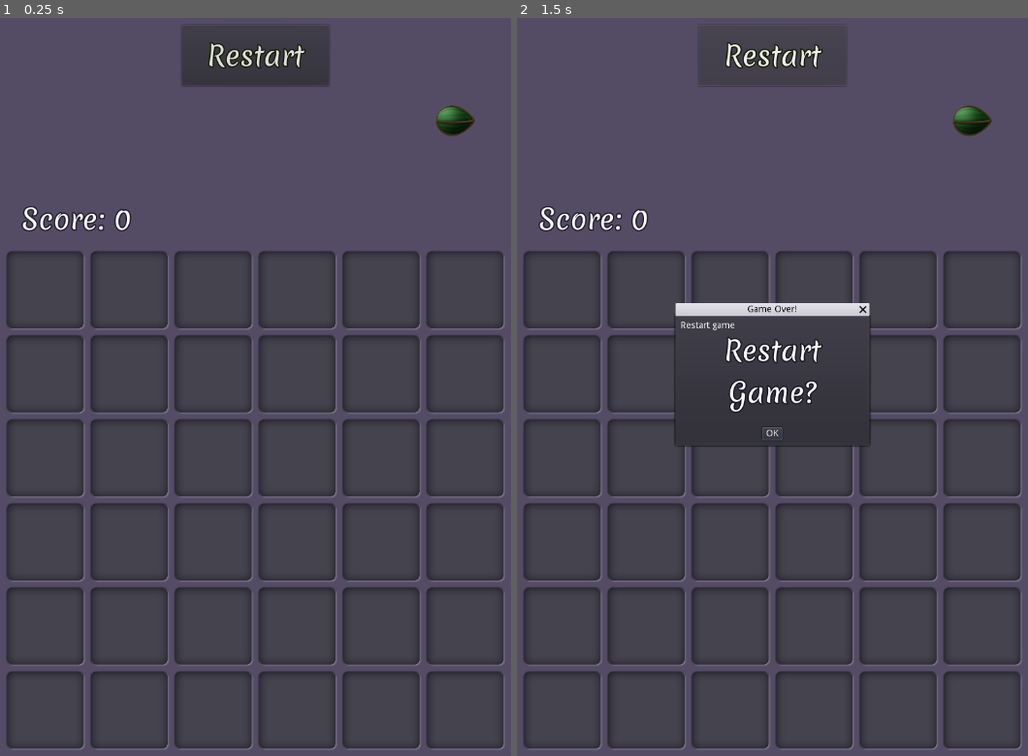
Above: before the commit, frames 1-2 (left to right).
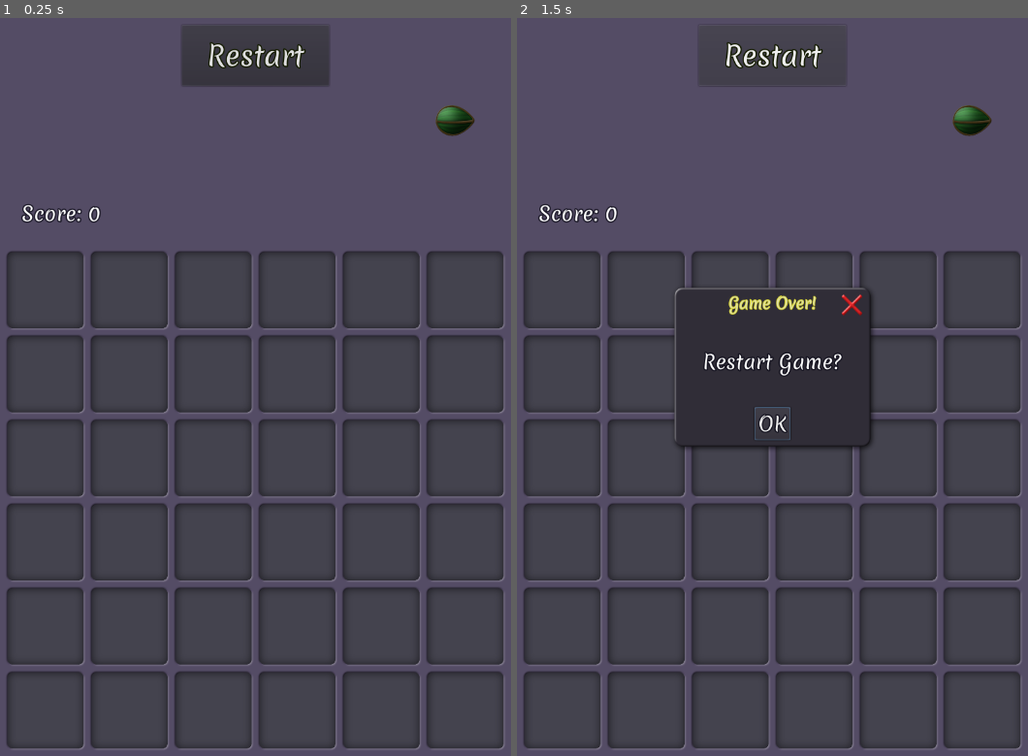
Above: after the commit, the same moments.

Repository: vibrunazo/godot-ttt
Game: Godot game, scene res://scenes/main.tscn
Two runs of this game, one before a commit and one after it. Both use one fixed random seed, a clock stepped at 60 frames per second and the inputs below.
Inputs:
- Up to frame 1 (0.25 s): no input
- Up to frame 2 (1.5 s): click "Restart" at 0.5 s; click "Restart" at 1.25 s

The runs differ from the first frame. In frame 1, 0.4% of the frame differs, in the area x 4-26%, y 25-29%; in frame 2, 2.4%, in the area x 4-70%, y 25-59%.

Commit message:
dialog stylebox

Diff:
--- a/scenes/game_over.tscn
+++ b/scenes/game_over.tscn
@@ -7,17 +7,20 @@
 margin_right = 83.0
 margin_bottom = 58.0
 rect_min_size = Vector2( 300, 200 )
+theme = ExtResource( 1 )
 window_title = "Game Over!"
-dialog_text = "Restart game"
+resizable = true
+dialog_autowrap = true
 
-[node name="Label2" type="Label" parent="."]
+[node name="InnerLabel" type="Label" parent="."]
 anchor_left = 0.5
 anchor_right = 0.5
 margin_left = -142.0
-margin_top = 22.0
+margin_top = 8.0
 margin_right = 142.0
-margin_bottom = 164.0
+margin_bottom = 133.0
 theme = ExtResource( 1 )
 text = "Restart Game?"
 align = 1
+valign = 1
 autowrap = true
--- /dev/null
+++ b/style_boxes/dialog_box.tres
@@ -0,0 +1,15 @@
+[gd_resource type="StyleBoxTexture" load_steps=2 format=2]
+
+[ext_resource path="res://assets/dialog.png" type="Texture" id=1]
+
+[resource]
+texture = ExtResource( 1 )
+region_rect = Rect2( 0, 0, 512, 512 )
+margin_left = 40.0
+margin_right = 40.0
+margin_top = 40.0
+margin_bottom = 40.0
+expand_margin_left = 12.0
+expand_margin_right = 12.0
+expand_margin_top = 54.0
+expand_margin_bottom = 12.0
--- a/ttt_theme.tres
+++ b/ttt_theme.tres
@@ -1,12 +1,30 @@
-[gd_resource type="Theme" load_steps=3 format=2]
+[gd_resource type="Theme" load_steps=6 format=2]
 
 [ext_resource path="res://assets/fonts/Merienda-Regular.ttf" type="DynamicFontData" id=1]
+[ext_resource path="res://style_boxes/dialog_box.tres" type="StyleBox" id=2]
+[ext_resource path="res://assets/x.png" type="Texture" id=3]
+
+[sub_resource type="DynamicFont" id=2]
+size = 24
+outline_size = 1
+outline_color = Color( 0.835294, 0.823529, 0.14902, 1 )
+use_filter = true
+font_data = ExtResource( 1 )
 
 [sub_resource type="DynamicFont" id=1]
-size = 42
+size = 30
 outline_size = 2
 outline_color = Color( 0.0541667, 0.05, 0.1, 0.784314 )
 font_data = ExtResource( 1 )
 
 [resource]
 default_font = SubResource( 1 )
+WindowDialog/colors/title_color = Color( 0.882353, 0.882353, 0.631373, 1 )
+WindowDialog/constants/close_h_ofs = 43
+WindowDialog/constants/close_v_ofs = 33
+WindowDialog/constants/scaleborder_size = 4
+WindowDialog/constants/title_height = 40
+WindowDialog/fonts/title_font = SubResource( 2 )
+WindowDialog/icons/close = ExtResource( 3 )
+WindowDialog/icons/close_highlight = ExtResource( 3 )
+WindowDialog/styles/panel = ExtResource( 2 )
Binary file added: assets/dialog.png
Not shown, added: assets/dialog.png.import
Binary file added: assets/x.png
Not shown, added: assets/x.png.import
